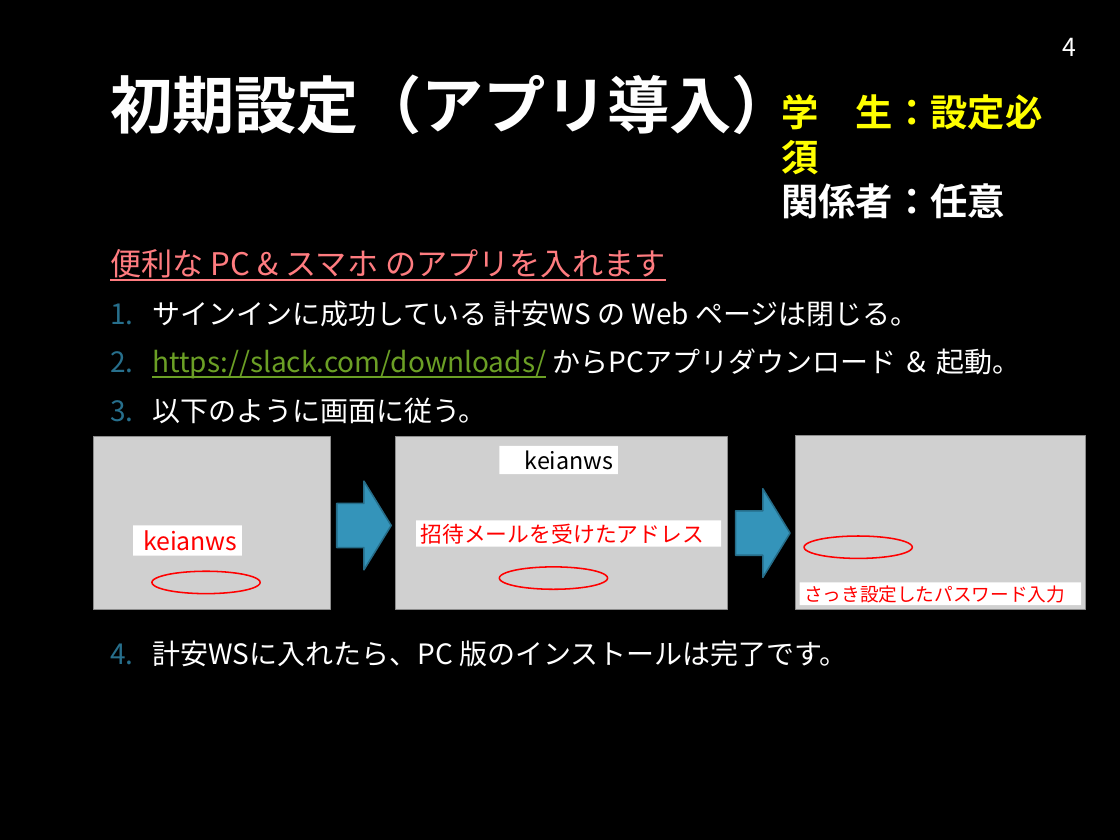
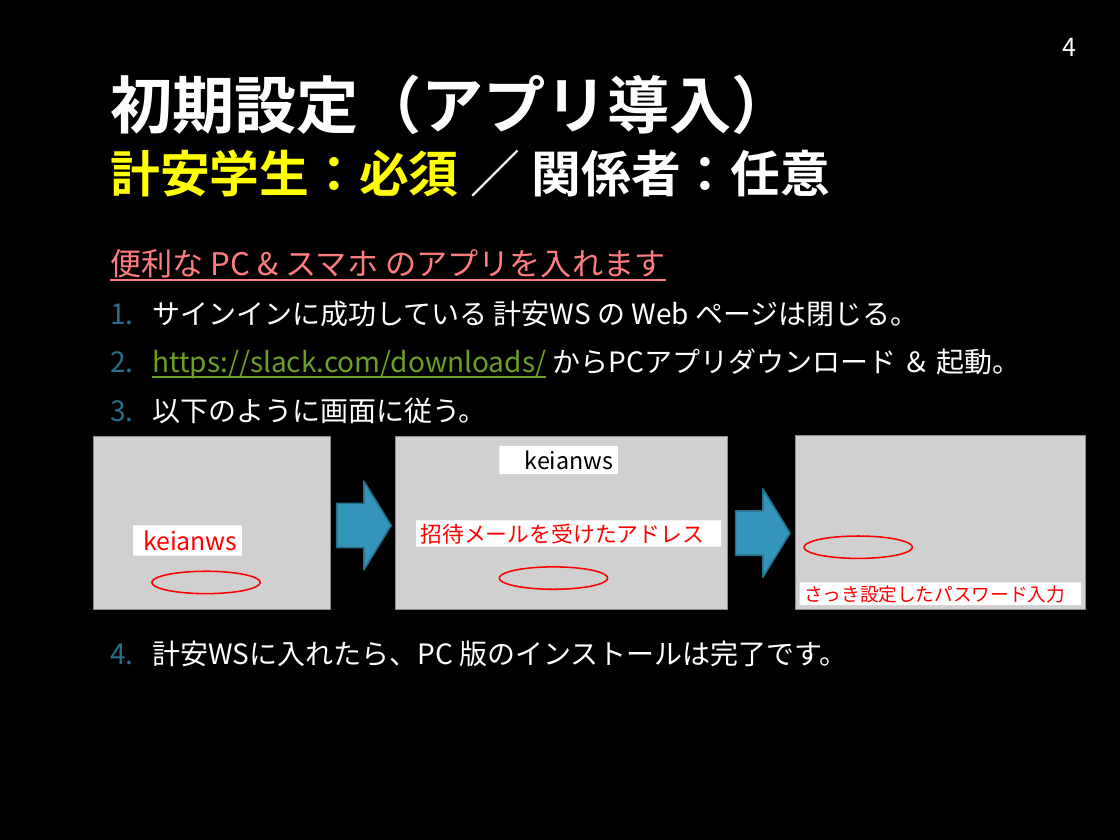
Before and after one commit to kottn/begin-slack, a slide deck: slide 4 of begin-slack.pptx. Drawn at 1120x840 pixels with LibreOffice and Linux fonts; fonts in the diff are those of the drawing; grey boxes stand for pictures; background and template pictures are left out. Boxes give left, top, right and bottom in pixels: in the first picture for what was removed or moved away, otherwise in the second. Text is boxed around its words. In the diff, an @@ line names an element or a change of style, - is before the commit and + after.

```diff
--- a/begin-slack.pptx
+++ b/begin-slack.pptx
@@ text at box(110, 149, 831, 197): text changed; size 24 to 32 pt @@
-学 生：設定必須
-関係者：任意
+計安学生：必須 ／ 関係者：任意
```
Also in this commit, not shown: 18 other slides changed, 2 slides added, 1 slide removed, 1 other file.
